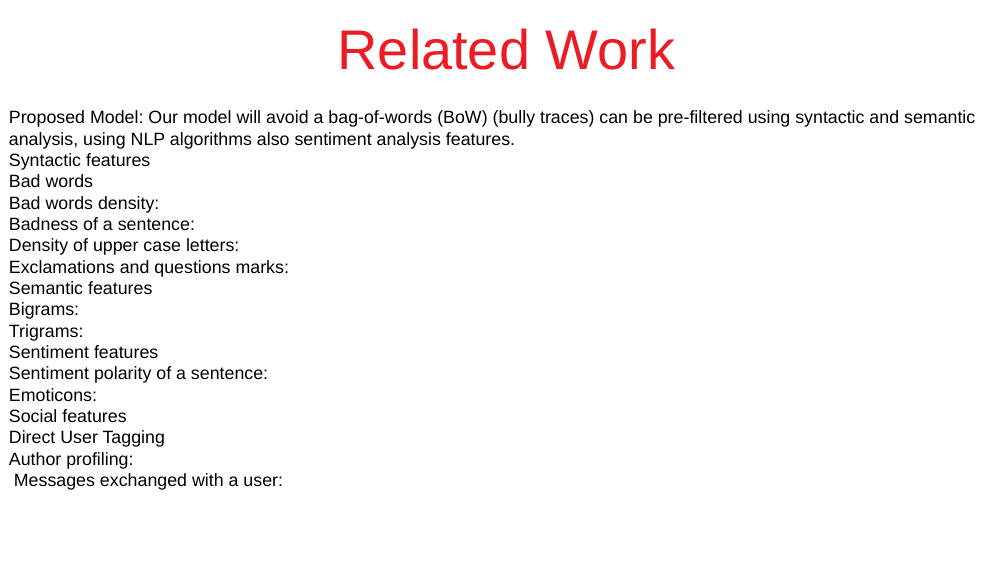
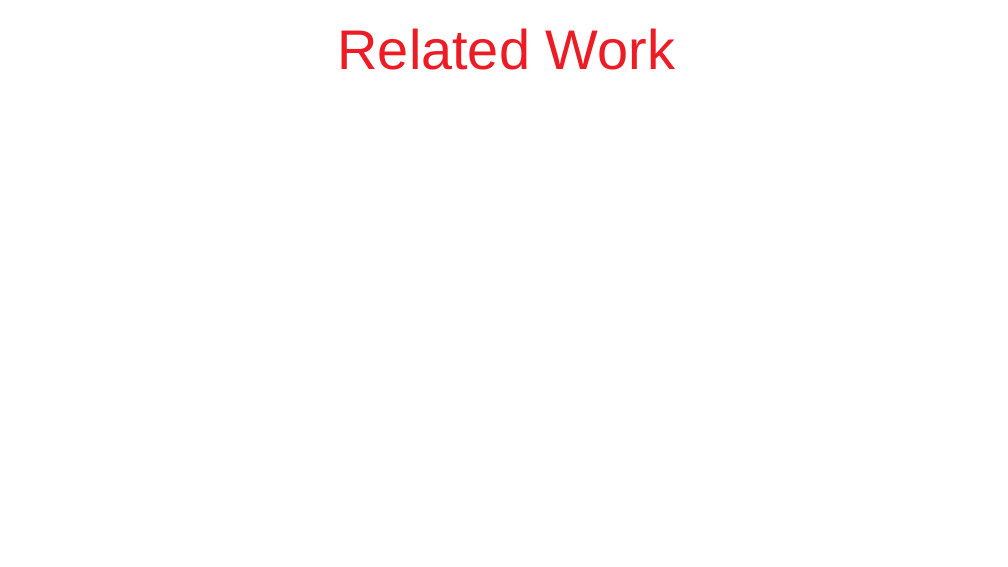
Before and after one commit to DevJohnIbrahim/SSM-GP, a slide deck: slide 6 of Graduation Proposal/Cyberbullypresentation.pptx (slide 5 before the commit). Drawn at 1008x567 pixels with LibreOffice and Linux fonts; fonts in the diff are those of the drawing. Boxes give left, top, right and bottom in pixels: in the first picture for what was removed or moved away, otherwise in the second. Text is boxed around its words. In the diff, an @@ line names an element or a change of style, - is before the commit and + after.

```diff
--- a/Graduation Proposal/Cyberbullypresentation.pptx
+++ b/Graduation Proposal/Cyberbullypresentation.pptx
@@ text removed at (9, 110, 975, 490) @@
-Proposed Model: Our model will avoid a bag-of-words (BoW) (bully traces) can be pre-filtered using syntactic and semantic analysis, using NLP algorithms also sentiment analysis features.
-Syntactic features
-Bad words
-Bad words density:
-Badness of a sentence:
-Density of upper case letters:
-Exclamations and questions marks:
-Semantic features
-Bigrams:
-Trigrams:
-Sentiment features
-Sentiment polarity of a sentence:
-Emoticons:
-Social features
-Direct User Tagging
-Author profiling:
-Messages exchanged with a user:
```
Also in this commit, not shown: 3 other slides changed, 3 slides added, 2 slides removed, 1 other file.
